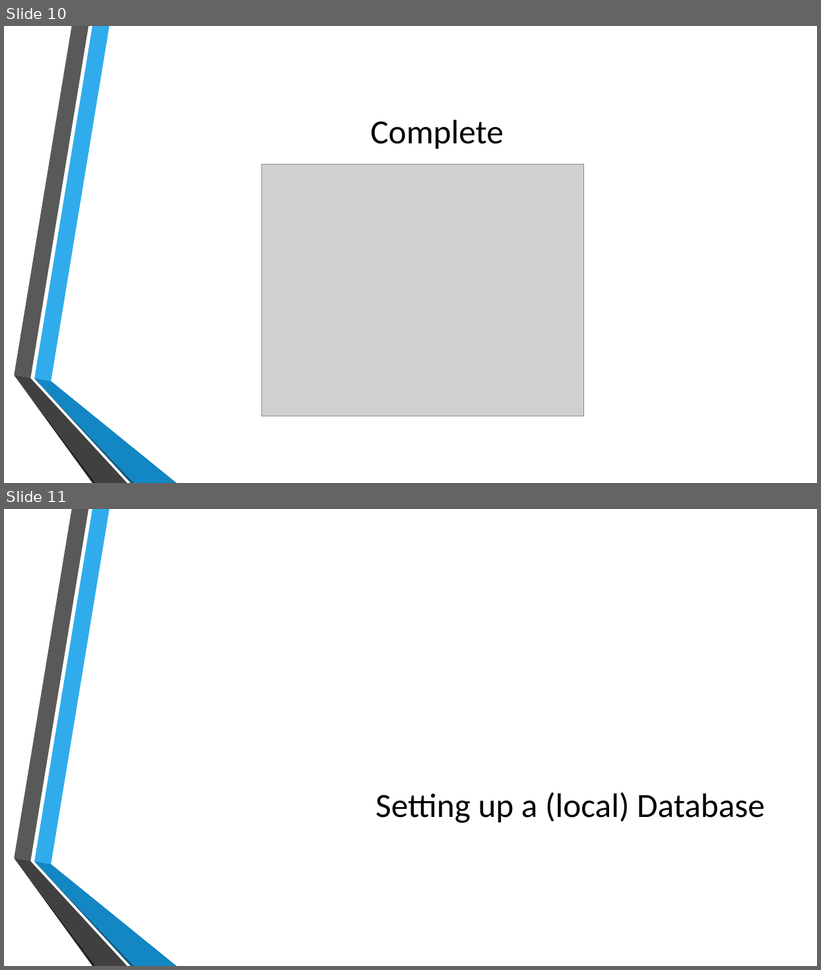
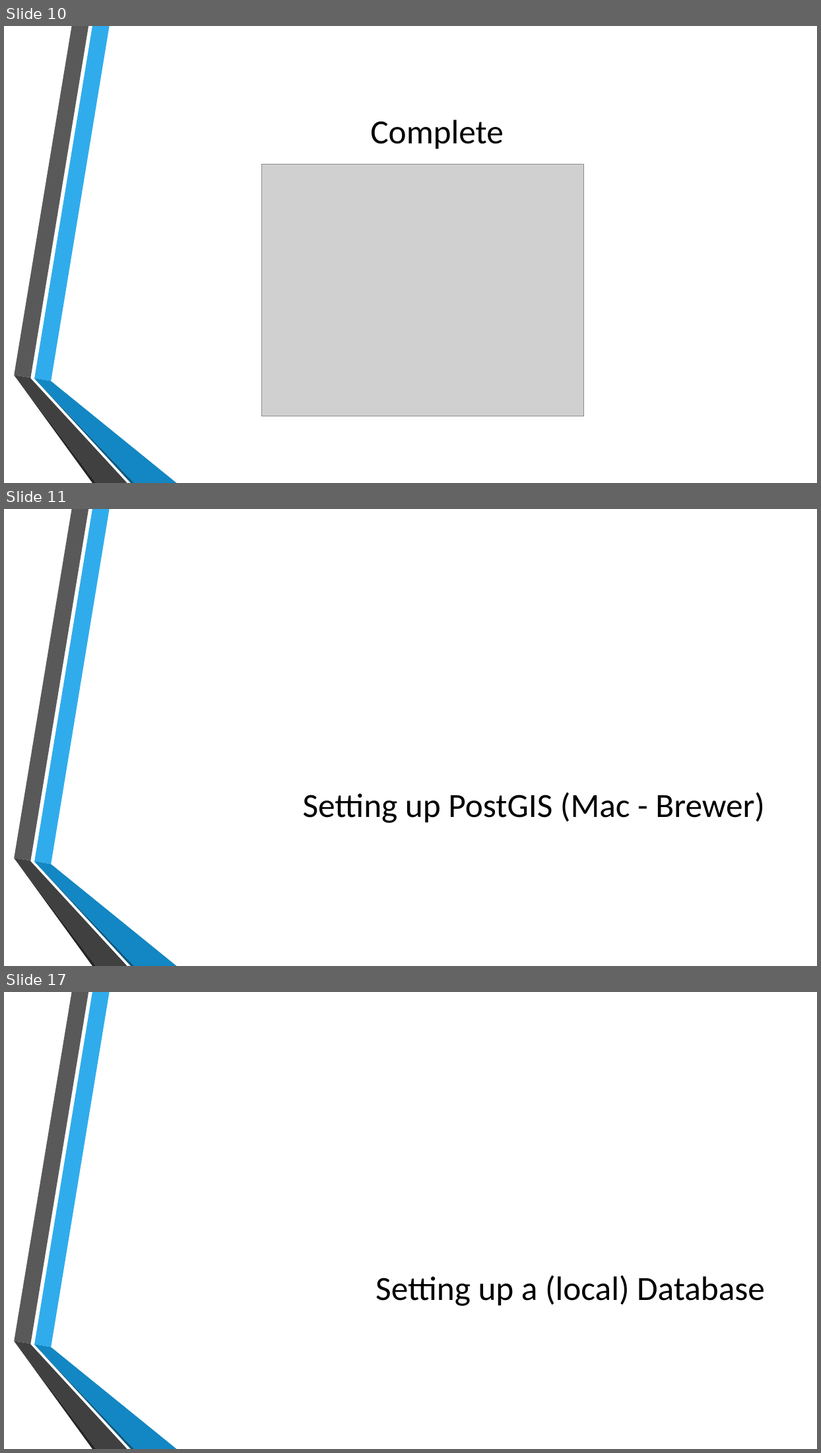
Before and after one commit to MGIS-UMN/GIS5577_week1, a slide deck: Setting_up_PostgreSQL.odp. Shown one above the other, each under a label of ours: slides 10 and 11 before the commit, slides 10, 11 and 17 after it; the slides between them are not shown. The pictures are 821x970 and 821x1453 pixels, drawn with LibreOffice and Linux fonts; fonts in the diff are those of the drawing; grey boxes stand for pictures; background and template pictures are left out. Boxes give left, top, right and bottom in pixels: in the first picture for what was removed or moved away, otherwise in the second. Text is boxed around its words. In the diff, an @@ line names an element or a change of style, - is before the commit and + after.

```diff
--- a/Setting_up_PostgreSQL.odp
+++ b/Setting_up_PostgreSQL.odp
@@ slide 11 added at [4,509,817,966], background picture (left out); not listed: 6 template elements that a slide beside it also shows @@
@@ title added at [303,792,764,823], 40 pt, text #000000 @@
+Setting up PostGIS (Mac - Brewer)
@@ what was slide 11 is now slide 17 @@
```
Also in this commit, not shown: 5 other slides added.
